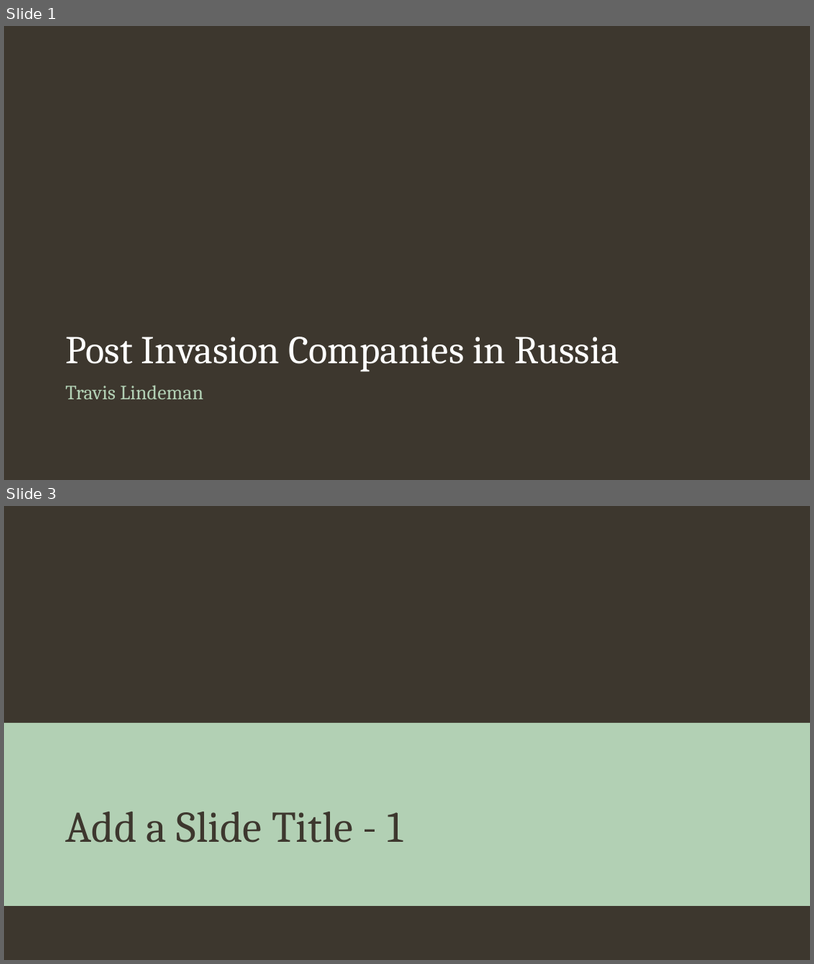
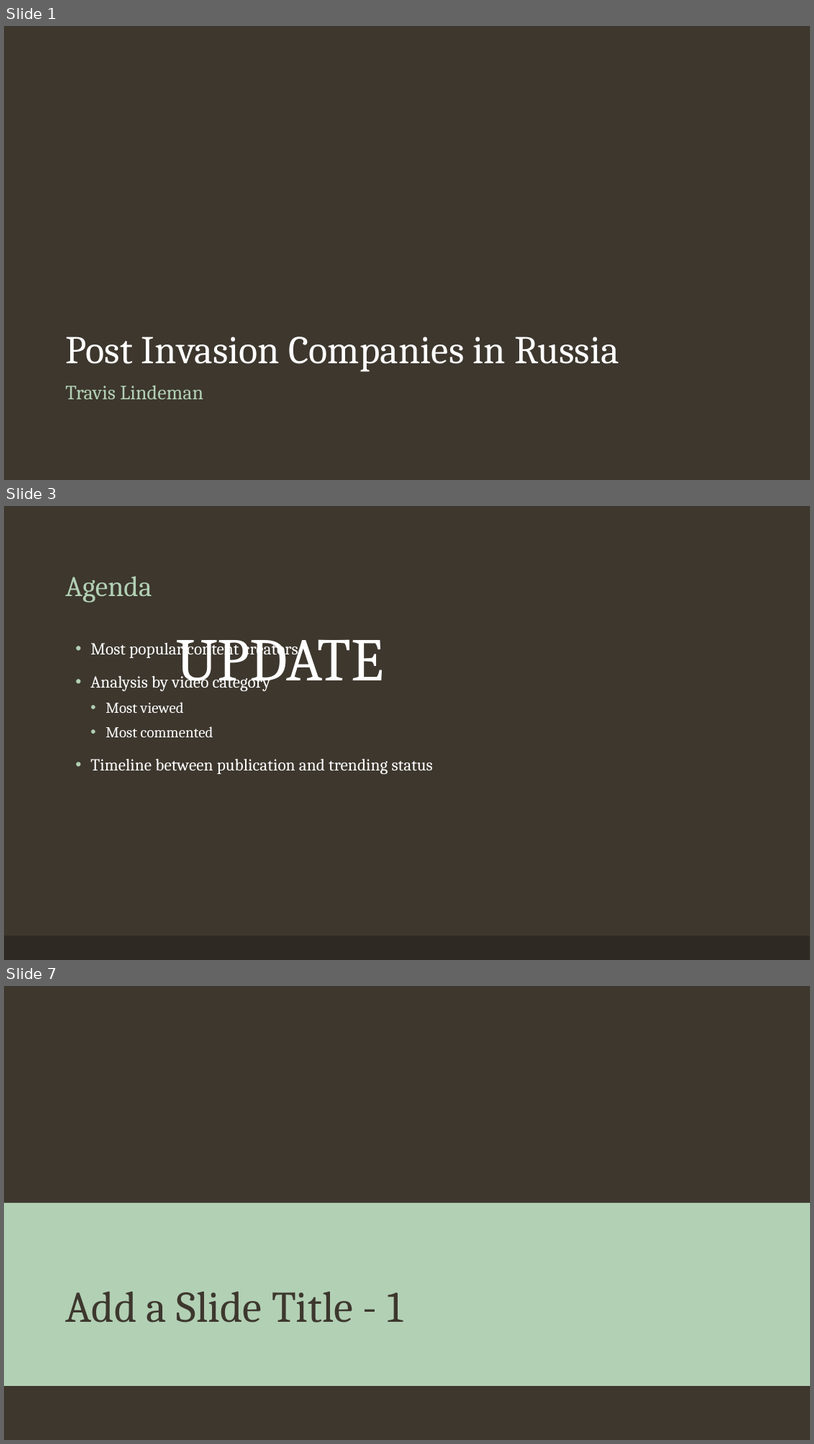
Before and after one commit to tralinde/companies_in_russia, a slide deck: ppt/Companies in Russia After Ukrainian Invasion.pptx. Shown one above the other, each under a label of ours: slides 1 and 3 before the commit, slides 1, 3 and 7 after it; the slides between them are not shown. The pictures are 814x964 and 814x1444 pixels, drawn with LibreOffice and Linux fonts; fonts in the diff are those of the drawing; background and template pictures are left out. Boxes give left, top, right and bottom in pixels: in the first picture for what was removed or moved away, otherwise in the second. Text is boxed around its words. In the diff, an @@ line names an element or a change of style, - is before the commit and + after.

Commit message:
beginning work on ppt presentation and initiating cleaned up readme text.

```diff
--- a/ppt/Companies in Russia After Ukrainian Invasion.pptx
+++ b/ppt/Companies in Russia After Ukrainian Invasion.pptx
@@ slide 3 added at (x1=4, y1=506, x2=810, y2=960), background #3D372E @@
@@ title added at (x1=65, y1=576, x2=152, y2=602), 34 pt, text #B2D0B4 @@
+Agenda
@@ text added at (x1=90, y1=640, x2=433, y2=774), 20 pt, text #FFFFFF @@
+• Most popular content creators
+• Analysis by video category
+  • Most viewed
+  • Most commented
+• Timeline between publication and trending status
@@ text added at (x1=176, y1=639, x2=384, y2=691), 72 pt, text #FFFFFF @@
+UPDATE
@@ rectangle added at (x1=4, y1=936, x2=810, y2=960), fill #2E2923 @@
@@ what was slide 3 is now slide 7 @@
```
Also in this commit, not shown: 1 slide changed, 7 other slides added, 2 other files.
